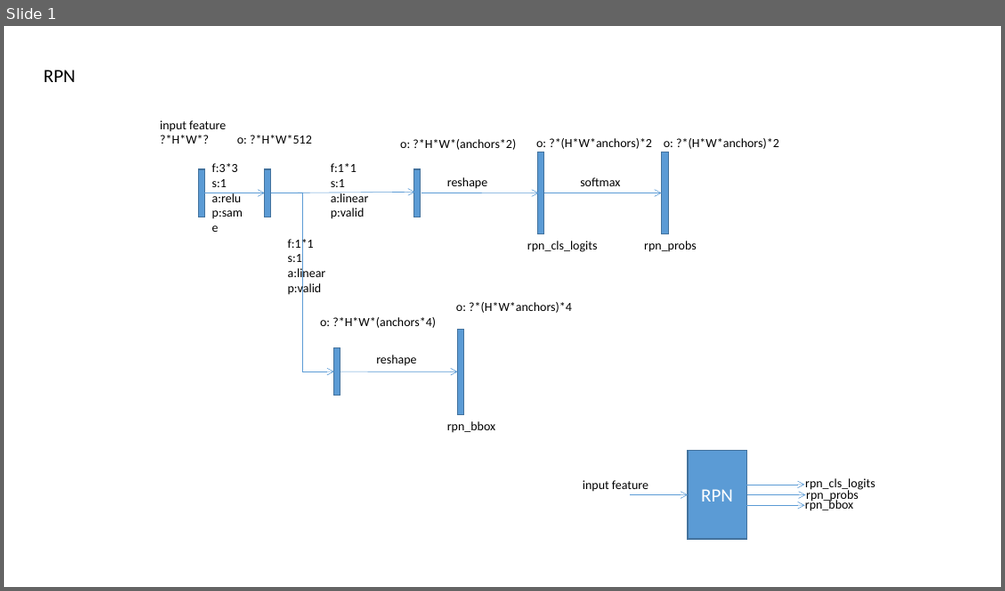
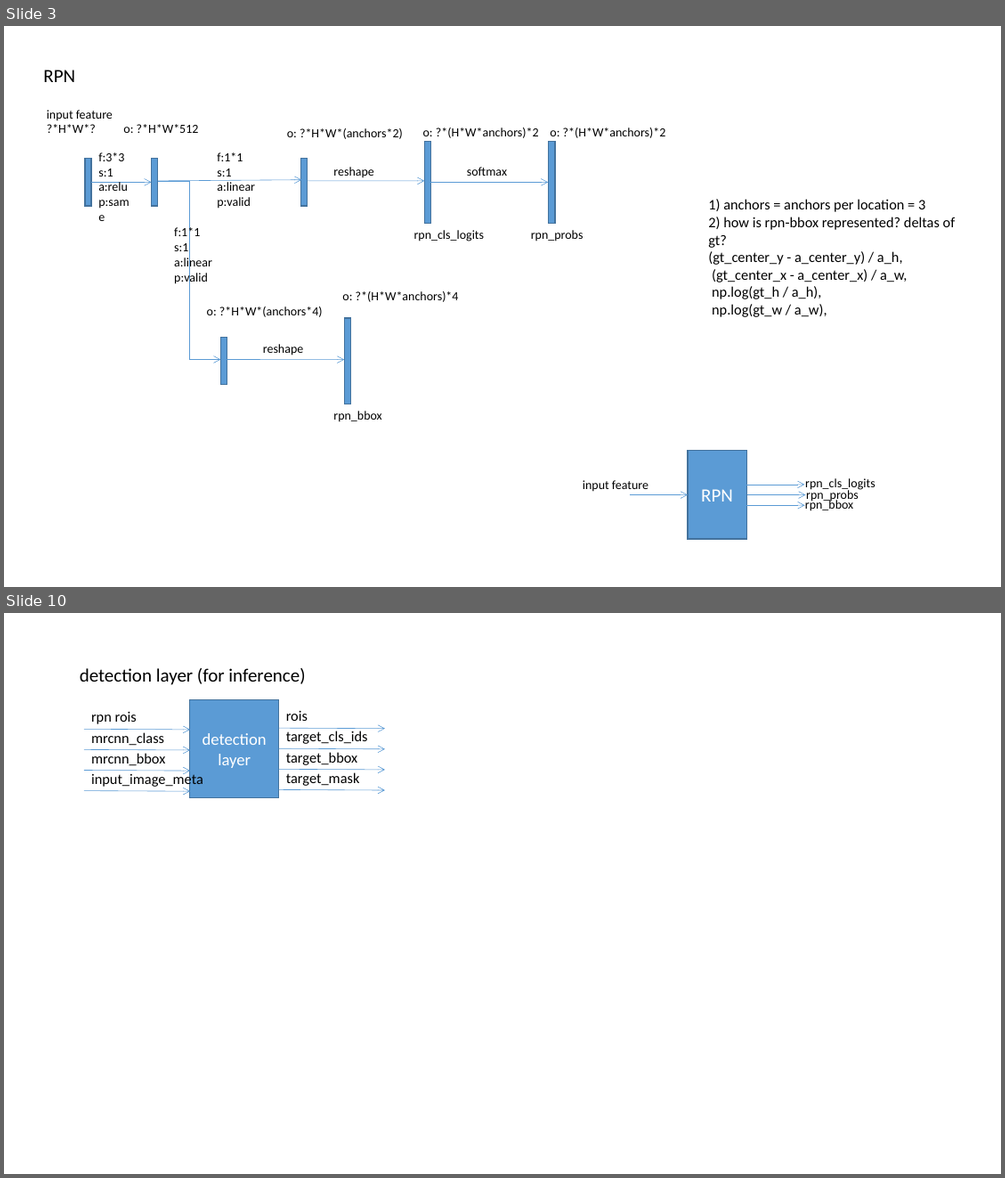
Before and after one commit to naurril/naurril.github.com, a slide deck: assets/MASK RCNN.pptx. Shown one above the other, each under a label of ours: slide 1 before the commit, slides 3 and 10 after it; the slides between them are not shown. The pictures are 1005x591 and 1005x1178 pixels, drawn with LibreOffice and Linux fonts; fonts in the diff are those of the drawing. Boxes give left, top, right and bottom in pixels: in the first picture for what was removed or moved away, otherwise in the second. Text is boxed around its words. In the diff, an @@ line names an element or a change of style, - is before the commit and + after.

```diff
--- a/assets/MASK RCNN.pptx
+++ b/assets/MASK RCNN.pptx
@@ slide 10 added at (x1=4, y1=613, x2=1001, y2=1174), background #FFFFFF @@
@@ text added at (x1=80, y1=668, x2=305, y2=685), 18 pt, text #000000 @@
+detection layer (for inference)
@@ text added at (x1=91, y1=711, x2=137, y2=724), 14 pt, text #000000 @@
+rpn rois
@@ rectangle added at (x1=190, y1=699, x2=279, y2=798), fill #5B9BD5, outline #43739E 1 pt, 16 pt, text #FFFFFF @@
+detection layer
@@ text added at (x1=286, y1=710, x2=307, y2=721), 14 pt, text #000000 @@
+rois
@@ arrow added from (84, 729) to (190, 730), #5B9BD5 0.5 pt @@
@@ text added at (x1=91, y1=732, x2=164, y2=746), 14 pt, text #000000 @@
+mrcnn_class
@@ arrow added from (278, 728) to (386, 728), #5B9BD5 0.5 pt @@
@@ text added at (x1=286, y1=730, x2=368, y2=744), 14 pt, text #000000 @@
+target_cls_ids
@@ arrow added from (84, 750) to (190, 750), #5B9BD5 0.5 pt @@
@@ arrow added from (84, 770) to (190, 771), #5B9BD5 0.5 pt @@
@@ text added at (x1=91, y1=753, x2=165, y2=766), 14 pt, text #000000 @@
+mrcnn_bbox
@@ text added at (x1=91, y1=772, x2=203, y2=788), 14 pt, text #000000 @@
+input_image_meta
@@ arrow added from (278, 748) to (386, 749), #5B9BD5 0.5 pt @@
@@ arrow added from (278, 770) to (386, 770), #5B9BD5 0.5 pt @@
@@ text added at (x1=286, y1=752, x2=357, y2=765), 14 pt, text #000000 @@
+target_bbox
@@ text added at (x1=286, y1=772, x2=360, y2=786), 14 pt, text #000000 @@
+target_mask
@@ arrow added from (84, 791) to (190, 791), #5B9BD5 0.5 pt @@
@@ arrow added from (278, 789) to (386, 790), #5B9BD5 0.5 pt @@
@@ what was slide 1 is now slide 3 @@
@@ slide 3 changed as well @@
@@ rectangle moved from (x1=662, y1=152, x2=668, y2=234) to (x1=549, y1=141, x2=555, y2=224) @@
@@ 4 rectangles, 3 texts, 2 arrows moved together from (x1=198, y1=163, x2=696, y2=394) to (x1=85, y1=152, x2=583, y2=384) @@
@@ 3 arrows, 1 rectangle, 1 elbow arrow moved together from (x1=271, y1=152, x2=544, y2=371) to (x1=157, y1=141, x2=430, y2=360) @@
@@ text added at (x1=708, y1=199, x2=955, y2=317), 14 pt, text #000000 @@
+1) anchors = anchors per location = 3
+2) how is rpn-bbox represented? deltas of gt?
+(gt_center_y - a_center_y) / a_h,
+(gt_center_x - a_center_x) / a_w,
+np.log(gt_h / a_h),
+np.log(gt_w / a_w),
@@ 13 texts, 1 rectangle moved together from (x1=160, y1=120, x2=779, y2=433) to (x1=47, y1=110, x2=666, y2=422) @@
```
Also in this commit, not shown: 3 other slides changed, 5 other slides added.
